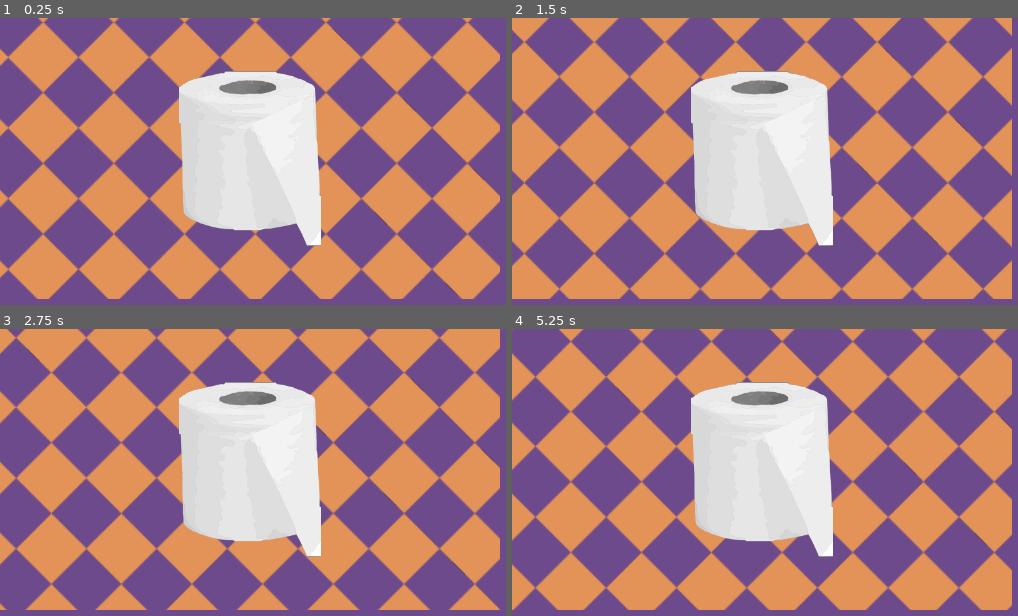
Above: before the commit, frames 1-4 (two rows, left to right).
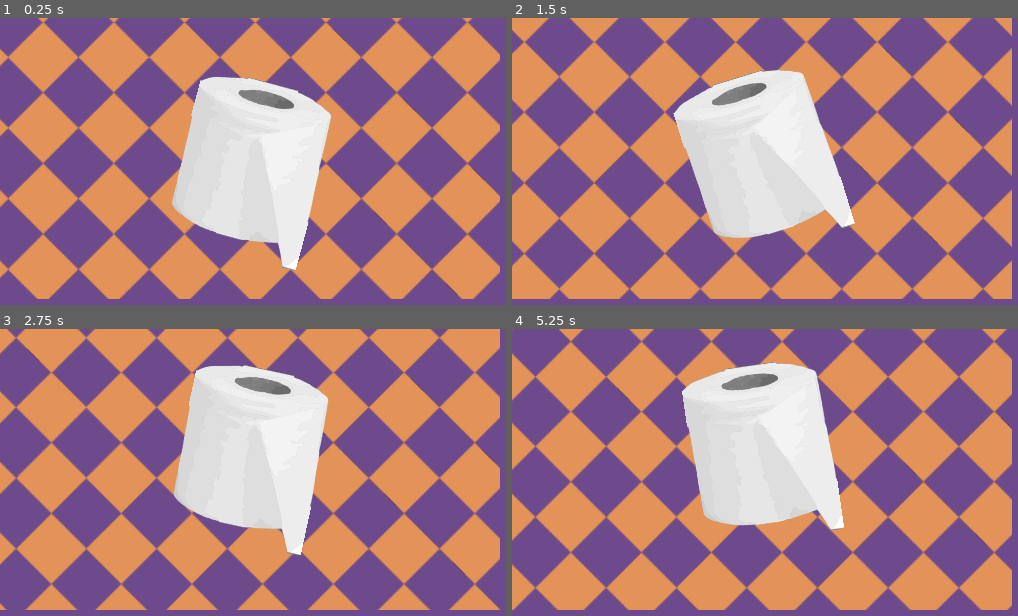
Above: after the commit, the same moments.

Repository: magwoo/PaperClicker
Game: Godot game, scene res://gameplay/game.tscn
The game is run twice, just before and just after one commit, with the same random seed, the same clock (stepped at 60 frames per second) and the same inputs.
Inputs:
- Up to frame 1 (0.25 s): no input
- Up to frame 2 (1.5 s): no input
- Up to frame 3 (2.75 s): no input
- Up to frame 4 (5.25 s): no input

The runs differ from the first frame. In frame 1, 4.5% of the frame differs, in the area x 33-66%, y 18-89%; in frame 2, 3.8%; in frame 3, 4.9%; in frame 4, 5.1%, in the area x 33-66%, y 11-80%.

Commit message:
added idle animation at paper

Diff:
--- a/gameplay/game.tscn
+++ b/gameplay/game.tscn
@@ -1,10 +1,8 @@
-[gd_scene load_steps=6 format=2]
+[gd_scene load_steps=4 format=2]
 
 [ext_resource path="res://gameplay/game.gd" type="Script" id=1]
 [ext_resource path="res://gameplay/background/background.tscn" type="PackedScene" id=2]
 [ext_resource path="res://gameplay/paper/paper.tscn" type="PackedScene" id=3]
-[ext_resource path="res://gameplay/paper/texture.svg" type="Texture" id=4]
-[ext_resource path="res://gameplay/paper/paper.gd" type="Script" id=5]
 
 [node name="Game" type="Node"]
 script = ExtResource( 1 )
@@ -13,5 +11,3 @@
 
 [node name="Paper" parent="." instance=ExtResource( 3 )]
 position = Vector2( 640, 360 )
-texture = ExtResource( 4 )
-script = ExtResource( 5 )
--- a/gameplay/paper/paper.gd
+++ b/gameplay/paper/paper.gd
@@ -1,8 +1,25 @@
-extends Sprite
+extends Node2D
 
 
+export var move_range: float = 32.0
+export var move_speed: float = 2.0
+export var rotation_range: float = 0.3
+export var rotation_speed: float = 2.0
+
 onready var viewport: Viewport = self.get_viewport()
+onready var sprite: Sprite = $Sprite
+onready var tween: Tween = $Tween
 
 
 func _ready() -> void:
+	_update_viewport()
+	viewport.connect('size_changed', self, '_update_viewport')
+
+
+func _process(delta: float) -> void:
+	sprite.position.y = sin(Global.time * move_speed) * move_range
+	sprite.rotation = cos(Global.time * rotation_speed) * rotation_range
+
+
+func _update_viewport() -> void:
 	self.position = viewport.size / 2.0
--- a/gameplay/paper/paper.tscn
+++ b/gameplay/paper/paper.tscn
@@ -1,3 +1,12 @@
-[gd_scene format=2]
+[gd_scene load_steps=3 format=2]
 
-[node name="Paper" type="Sprite"]
+[ext_resource path="res://gameplay/paper/texture.svg" type="Texture" id=1]
+[ext_resource path="res://gameplay/paper/paper.gd" type="Script" id=2]
+
+[node name="Paper" type="Node2D"]
+script = ExtResource( 2 )
+
+[node name="Sprite" type="Sprite" parent="."]
+texture = ExtResource( 1 )
+
+[node name="Tween" type="Tween" parent="."]
